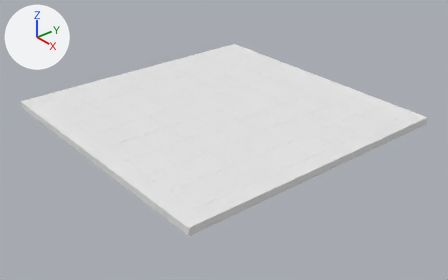
Before and after pictures for a commit that changed the Blender file Assets/Holograms/BlenderBoard_3.blend.
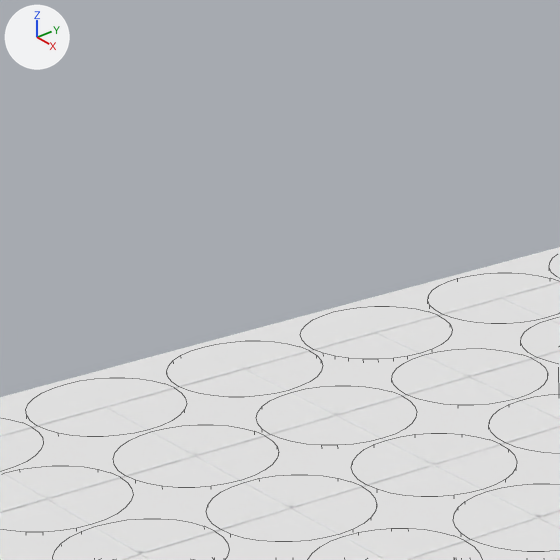
Each version is shown whole from a 50 mm camera at (1.219, -0.987, 0.722) aimed at (0.0, 0.02, -0.093), then close up on the part from 24% to 45% of the width and 3% to 38% of the height. Every picture has the same lights, and +X, +Y and +Z are marked at upper left. The close-ups show mesh edges as thin lines.

Before the edit, the objects in view are built like this:
```python
me_cube_015 = bpy.data.meshes.new('Cube.015')
me_cube_015.from_pydata(...)  # a box spanning x -1.0..1.0, y -1.0..1.0, z -1.0..1.0
me_cube_015.materials.append(mat_material_001)  # white #e7e7e7
me_cylinder_020 = bpy.data.meshes.new('Cylinder.020')
me_cylinder_020.from_pydata(...)  # a 32-sided cylinder along z spanning x -1.0..1.0, y -1.0..1.0, z -1.0..1.0
me_cylinder_020.materials.append(mat_material)  # white #e7e7e7
me_cylinder_051 = bpy.data.meshes.new('Cylinder.051')
me_cylinder_051.from_pydata(...)  # a 32-sided cylinder along z spanning x -1.0..1.0, y -1.0..1.0, z -1.0..1.0
me_cylinder_051.materials.append(mat_material)  # white #e7e7e7
ob_33 = bpy.data.objects.new('33', me_cylinder_020)
ob_33.location = (-0.176, -0.176, 0.0)
ob_33.scale = (0.0425, 0.0425, 0.01)
ob_63 = bpy.data.objects.new('63', me_cylinder_051)
ob_63.location = (-0.176, 0.088, 0.0)
ob_63.scale = (0.0425, 0.0425, 0.01)
ob_line1_013 = bpy.data.objects.new('LIne1.013', me_cube_015)
ob_line1_013.location = (0.0, 0.0, 0.01)
ob_line1_013.rotation_euler = (0.0, 0.0, 1.571)  # degrees (0, 0, 90)
ob_line1_013.scale = (0.001, 0.352, 0.0005)
# also in view: '53' at (-0.176, 0.0, 0.0); 'LIne1.001' at (-0.264, 0.0, 0.01); '41' at (-0.352, -0.088, 0.0); '72' at (-0.264, 0.176, 0.0); 'Cube' at (0.0, 0.0, 0.0)
```
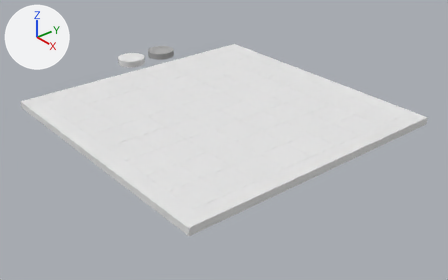
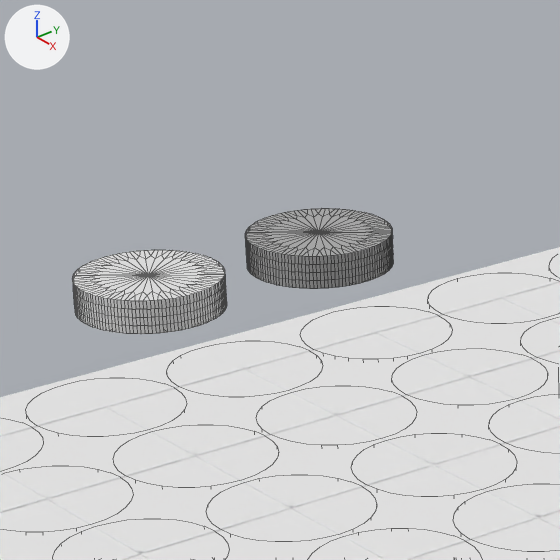
Commit message: added buttons (pass, restart) to blenderboard

Changed parts and their boxes [x1, y1, x2, y2] in the close-ups (560 x 560 px):
'ButtonRestartGame', added: after [73, 250, 227, 334]
'ButtonPass', added: after [245, 208, 393, 289]

Patch to the scene script:
```diff
--- a/Assets/Holograms/BlenderBoard_3.blend.py
+++ b/Assets/Holograms/BlenderBoard_3.blend.py
@@ mat_material_giveup @@
+mat_material_giveup = diffuse_material('Material.GiveUp')
+mat_material_giveup.base_color = (0.411, 0.411, 0.411)  # grey #acacac
@@ me_cylinder_082 @@
+me_cylinder_082.from_pydata(...)  # a 32-sided cylinder along z spanning x -1.0..1.0, y -1.0..1.0, z -1.0..1.0
+me_cylinder_082.materials.append(mat_material_giveup)  # grey #acacac
@@ me_cylinder_081 @@
+me_cylinder_081.from_pydata(...)  # a 32-sided cylinder along z spanning x -1.0..1.0, y -1.0..1.0, z -1.0..1.0
@@ ob_buttonpass @@
+ob_buttonpass = bpy.data.objects.new('ButtonPass', me_cylinder_082)
+ob_buttonpass.location = (-0.5141, 0.16, 0.0)
+ob_buttonpass.scale = (0.0445, 0.0445, 0.01)
+_m = ob_buttonpass.modifiers.new('Subsurf', 'SUBSURF')
+_m.levels = 2
@@ ob_buttonrestartgame @@
+ob_buttonrestartgame = bpy.data.objects.new('ButtonRestartGame', me_cylinder_081)
+ob_buttonrestartgame.location = (-0.5143, 0.04, 0.0)
+ob_buttonrestartgame.scale = (0.0445, 0.0445, 0.01)
+_m = ob_buttonrestartgame.modifiers.new('Subsurf', 'SUBSURF')
+_m.levels = 2
```
